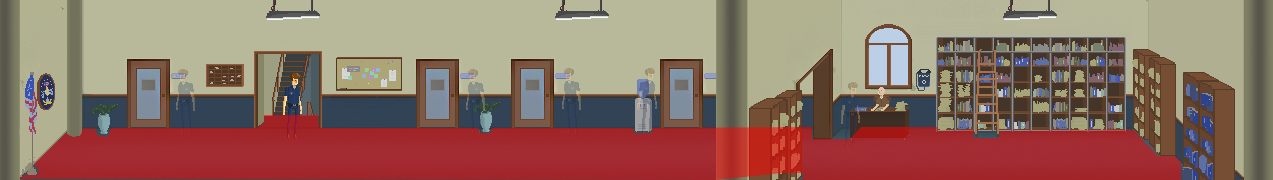
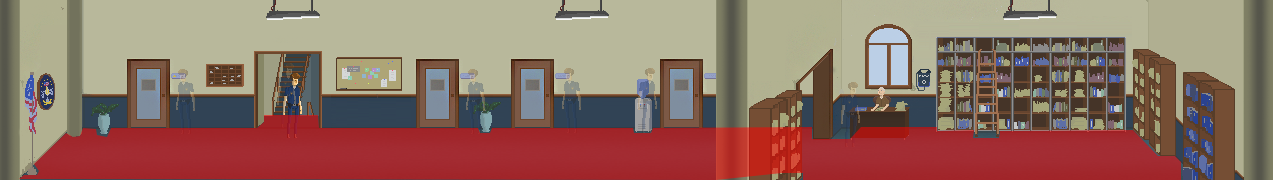
Layer changes from the first 1273×180 image to the second:
added group "staircase()" (27%) with 2 layers above "slot(spiegel)" over (277, 63, 296, 128)
added layer "player" (6th of 6, in "staircase()") in group "staircase()" over (277, 63, 296, 128)
